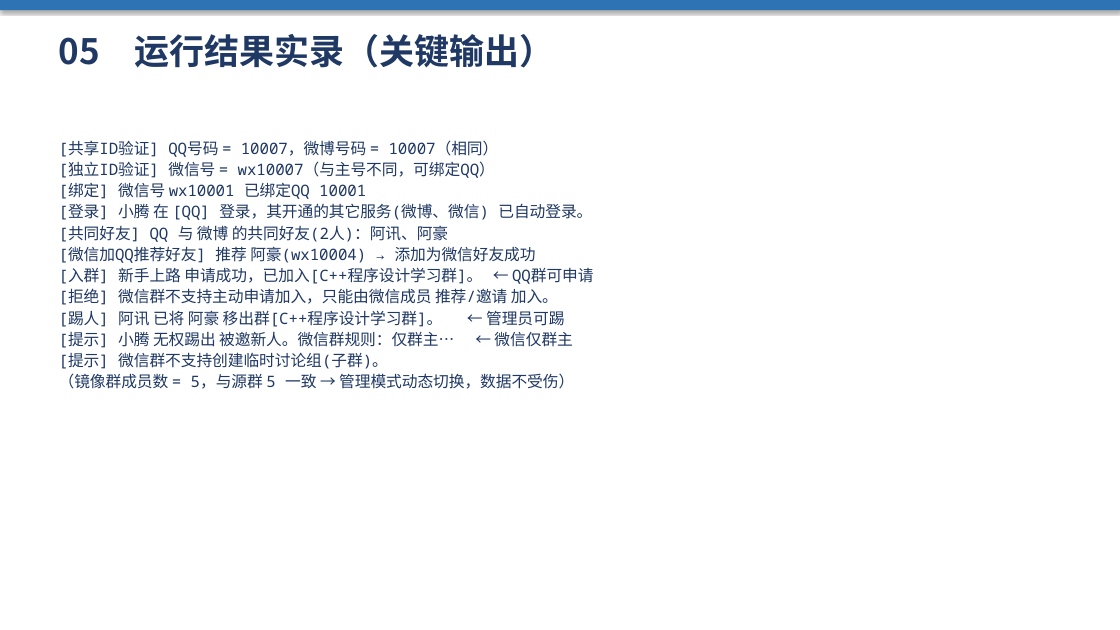
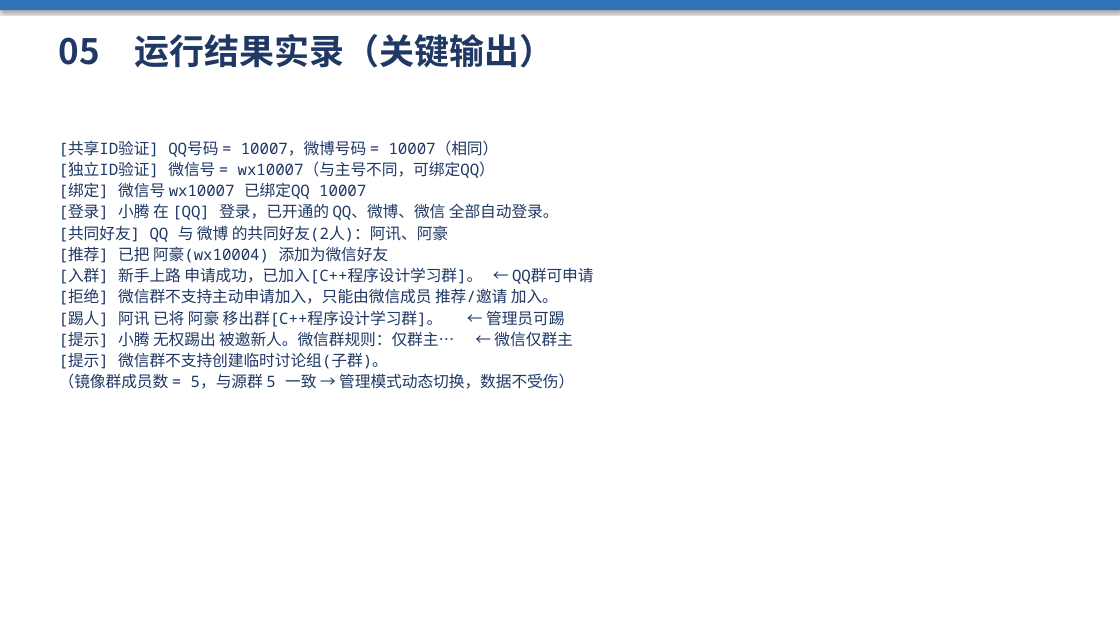
Before and after one commit to 666nicai/Git-demo, a slide deck: slide 14 of OOP-IM-WRH/答辩PPT_魏荣赫_55250124.pptx. Drawn at 1120x630 pixels with LibreOffice and Linux fonts; fonts in the diff are those of the drawing. Boxes give left, top, right and bottom in pixels: in the first picture for what was removed or moved away, otherwise in the second. Text is boxed around its words. In the diff, an @@ line names an element or a change of style, - is before the commit and + after.

```diff
--- a/OOP-IM-WRH/答辩PPT_魏荣赫_55250124.pptx
+++ b/OOP-IM-WRH/答辩PPT_魏荣赫_55250124.pptx
@@ text at bbox=[59, 183, 559, 220]: text changed @@
-[绑定] 微信号 wx10001 已绑定QQ 10001
-[登录] 小腾 在 [QQ] 登录，其开通的其它服务(微博、微信) 已自动登录。
+[绑定] 微信号 wx10007 已绑定QQ 10007
+[登录] 小腾 在 [QQ] 登录，已开通的 QQ、微博、微信 全部自动登录。
@@ text at bbox=[59, 246, 389, 263]: text changed @@
-[微信加QQ推荐好友] 推荐 阿豪(wx10004) → 添加为微信好友成功
+[推荐] 已把 阿豪(wx10004) 添加为微信好友
```
Also in this commit, not shown: 2 other slides changed, 34 other files.
